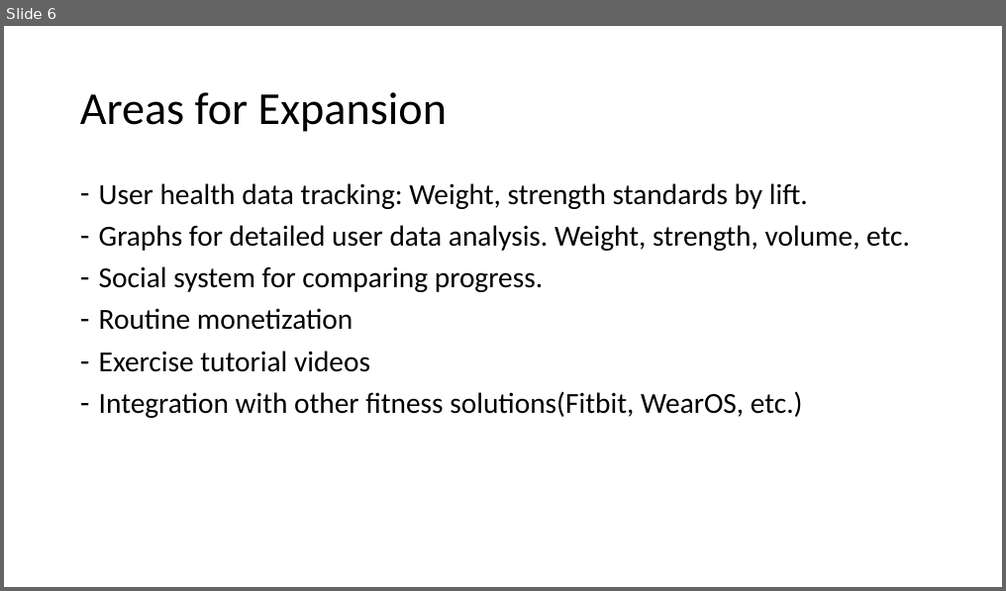
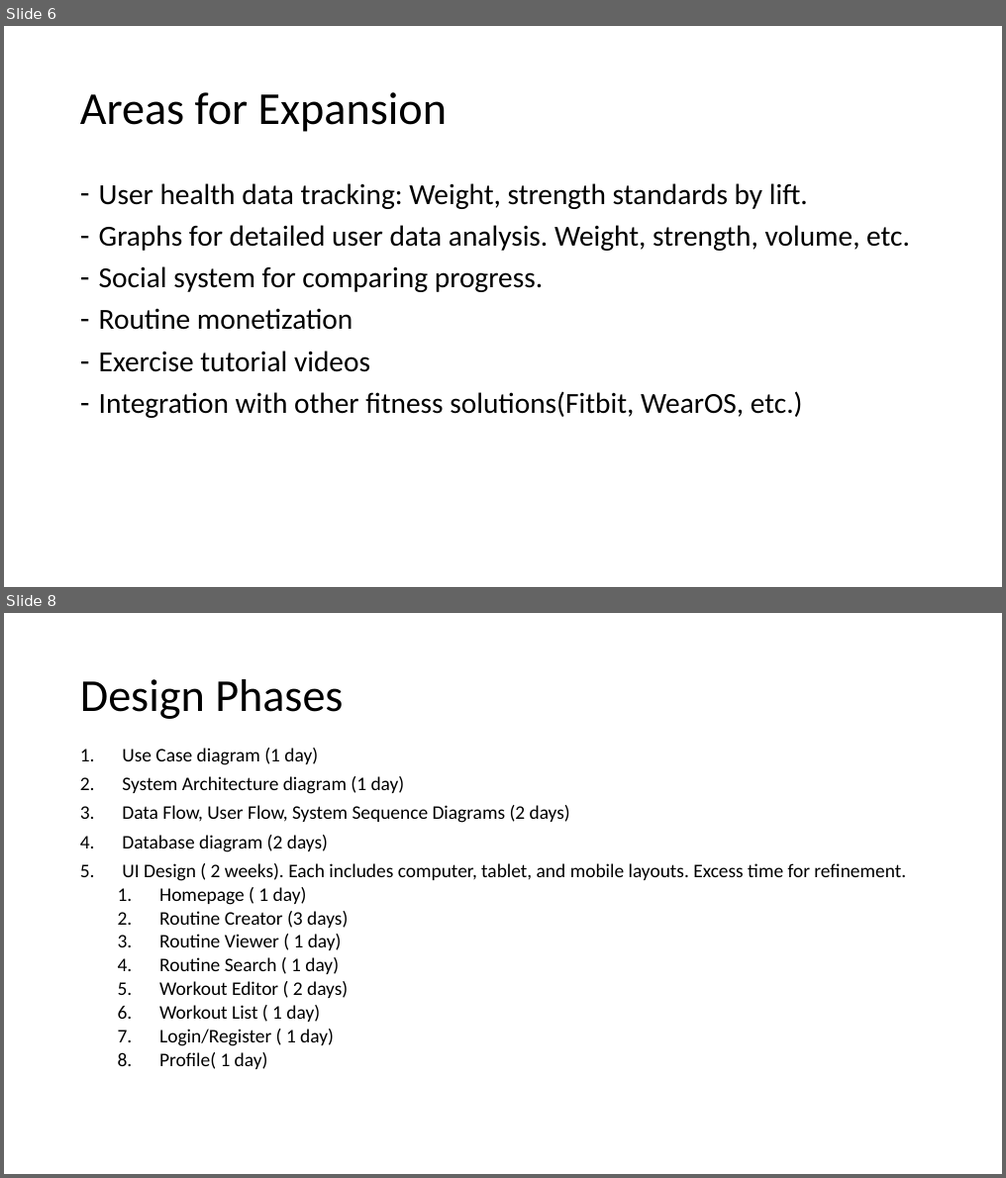
Before and after one commit to Skyward176/UnnamedFitnessApp, a slide deck: Documentation/Presentation1.odp. Shown one above the other, each under a label of ours: slide 6 before the commit, slides 6 and 8 after it; the slides between them are not shown. The pictures are 1006x591 and 1006x1178 pixels, drawn with LibreOffice and Linux fonts; fonts in the diff are those of the drawing. Boxes give left, top, right and bottom in pixels: in the first picture for what was removed or moved away, otherwise in the second. Text is boxed around its words. In the diff, an @@ line names an element or a change of style, - is before the commit and + after.

Commit message:
Add Usecase Diagrams

```diff
--- a/Documentation/Presentation1.odp
+++ b/Documentation/Presentation1.odp
@@ slide 8 added at (4,613,1002,1174), background #FFFFFF @@
@@ title added at (80,679,343,719), 44 pt, text #000000 @@
+Design Phases
@@ text added at (122,748,906,1069), 18.5 pt, text #000000 @@
+1. Use Case diagram (1 day)
+2. System Architecture diagram (1 day)
+3. Data Flow, User Flow, System Sequence Diagrams (2 days)
+4. Database diagram (2 days)
+5. UI Design ( 2 weeks). Each includes computer, tablet, and mobile layouts. Excess time for refinement.
+  1. Homepage ( 1 day)
+  2. Routine Creator (3 days)
+  3. Routine Viewer ( 1 day)
+  4. Routine Search ( 1 day)
+  5. Workout Editor ( 2 days)
+  6. Workout List ( 1 day)
+  7. Login/Register ( 1 day)
+  8. Profile( 1 day)
```
Also in this commit, not shown: 5 slides changed, 9 other files.
